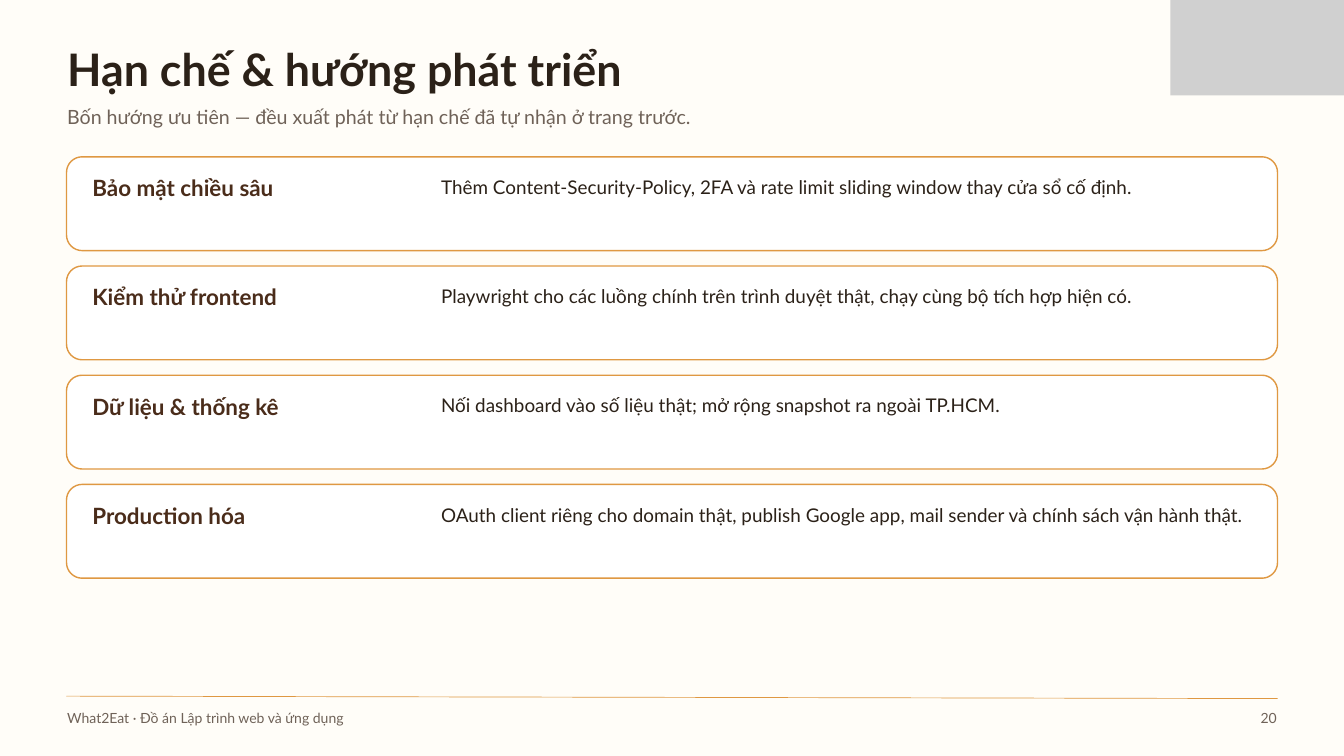
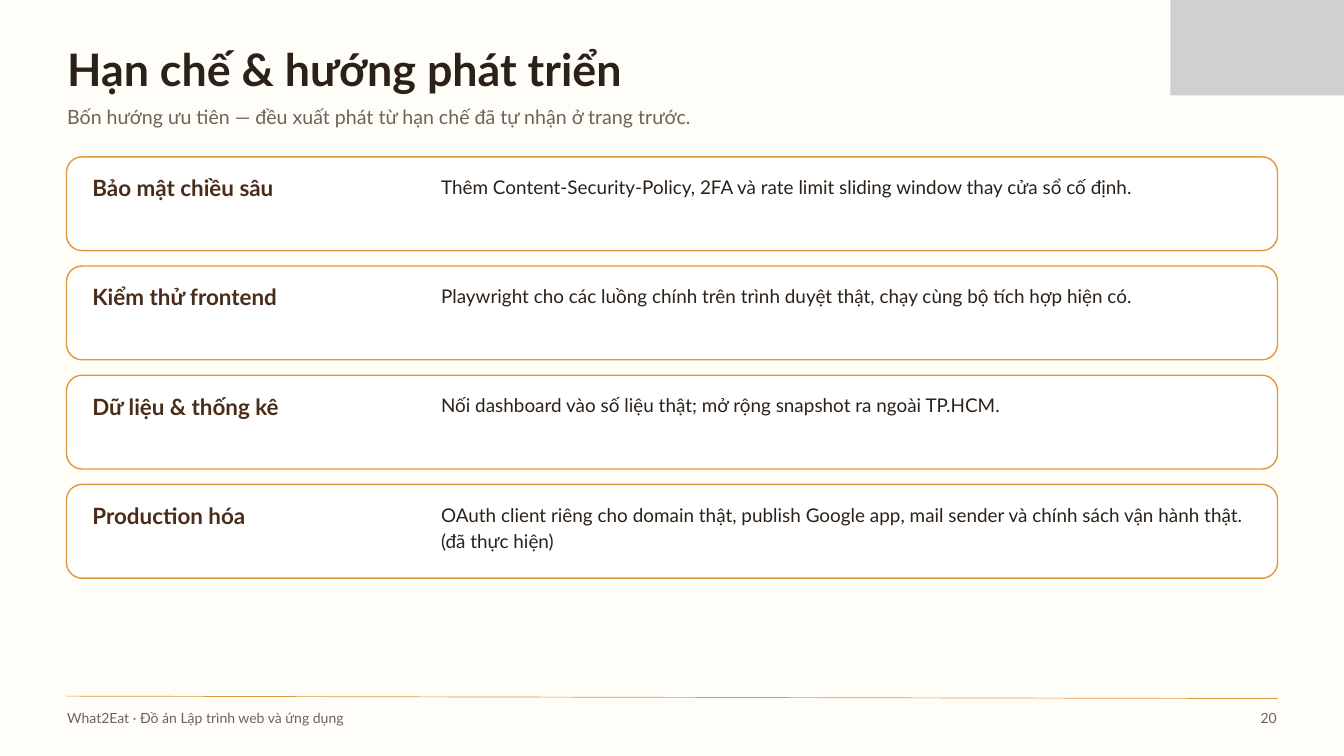
Before and after one commit to 52400255-dot/What2Eat, a slide deck: slide 20 of submission/What2Eat_SlideThuyetTrinh.pptx. Drawn at 1344x756 pixels with LibreOffice and Linux fonts; fonts in the diff are those of the drawing; grey boxes stand for pictures. Boxes give left, top, right and bottom in pixels: in the first picture for what was removed or moved away, otherwise in the second. Text is boxed around its words. In the diff, an @@ line names an element or a change of style, - is before the commit and + after.

```diff
--- a/submission/What2Eat_SlideThuyetTrinh.pptx
+++ b/submission/What2Eat_SlideThuyetTrinh.pptx
@@ text at bbox=[441, 508, 1242, 552]: text changed @@
-OAuth client riêng cho domain thật, publish Google app, mail sender và chính sách vận hành thật.
+OAuth client riêng cho domain thật, publish Google app, mail sender và chính sách vận hành thật.(đã thực hiện)
```
Also in this commit, not shown: 2 other slides changed, 17 other files.
